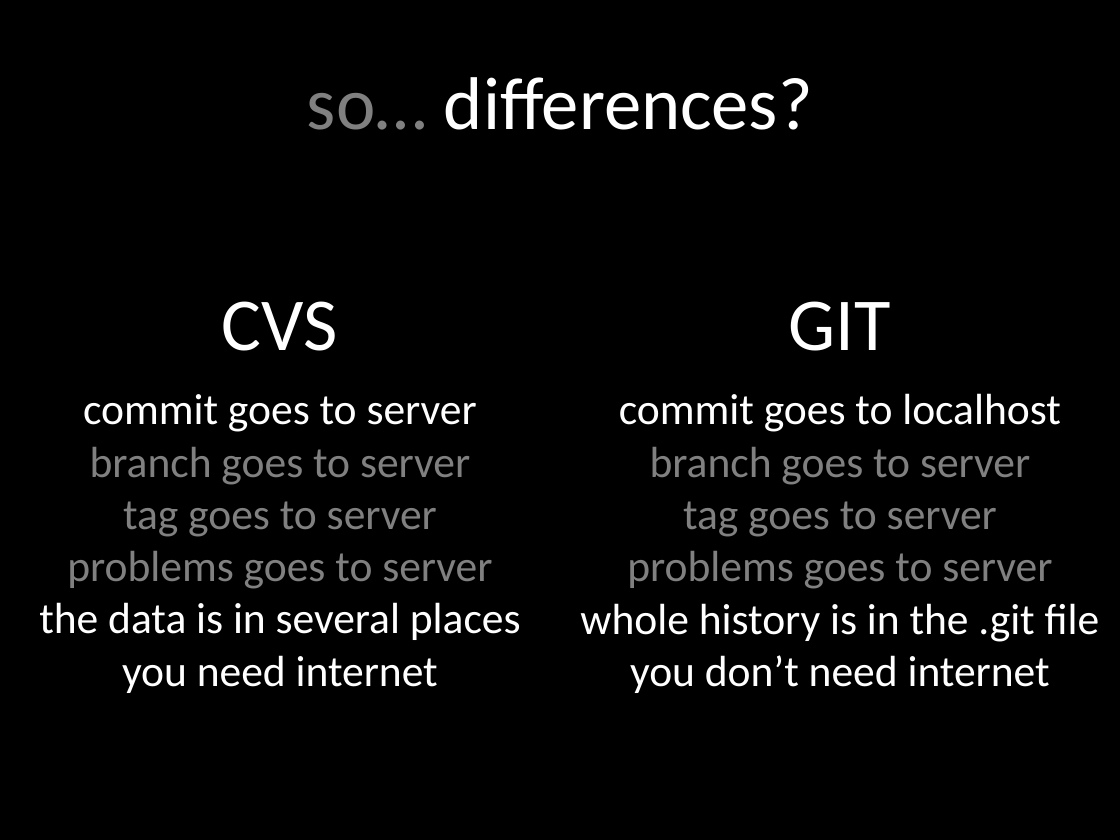
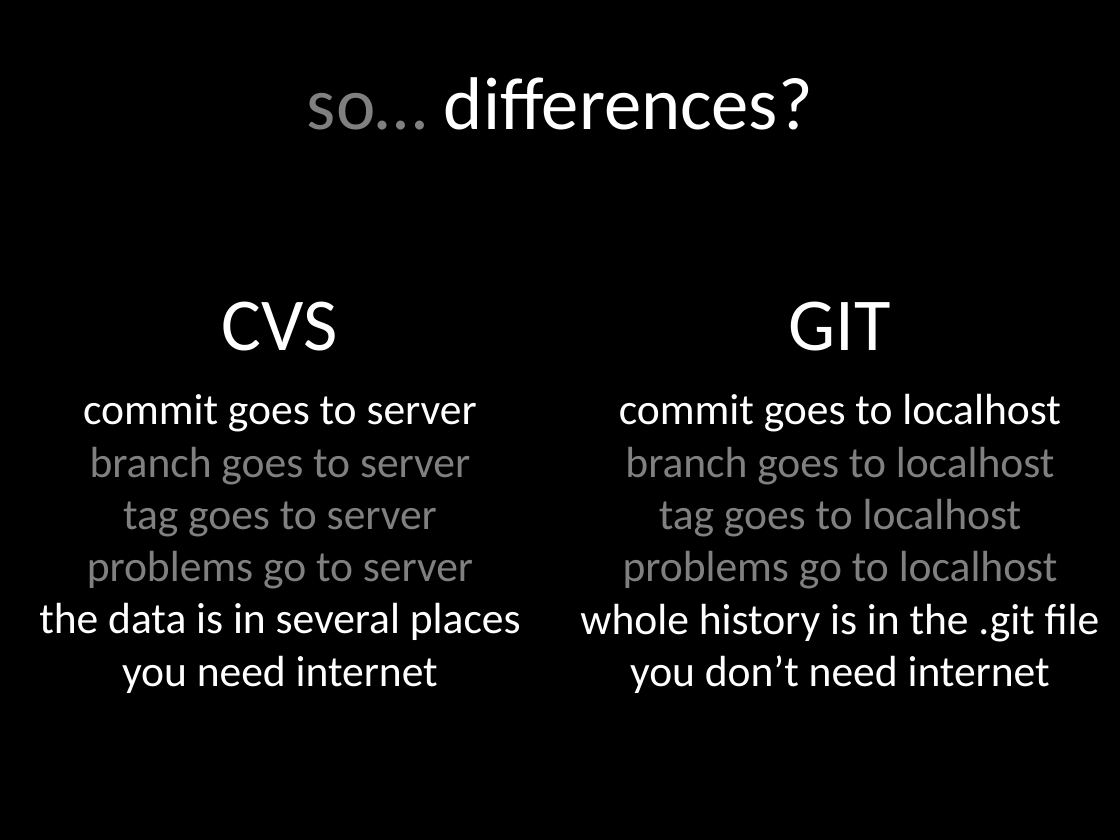
Before and after one commit to rocboronat/from-cvs-to-git, a slide deck: slide 10 of From CVS to GIT.pptx. Drawn at 1120x840 pixels with LibreOffice and Linux fonts; fonts in the diff are those of the drawing. Boxes give left, top, right and bottom in pixels: in the first picture for what was removed or moved away, otherwise in the second. Text is boxed around its words. In the diff, an @@ line names an element or a change of style, - is before the commit and + after.

```diff
--- a/From CVS to GIT.pptx
+++ b/From CVS to GIT.pptx
@@ text at [623, 447, 1058, 589]: text changed @@
-branch goes to server
-tag goes to server
-problems goes to server
+branch goes to localhost
+tag goes to localhost
+problems go to localhost
@@ text at [87, 551, 473, 589]: text changed @@
-problems goes to server
+problems go to server
```
Also in this commit, not shown: 1 other file.
